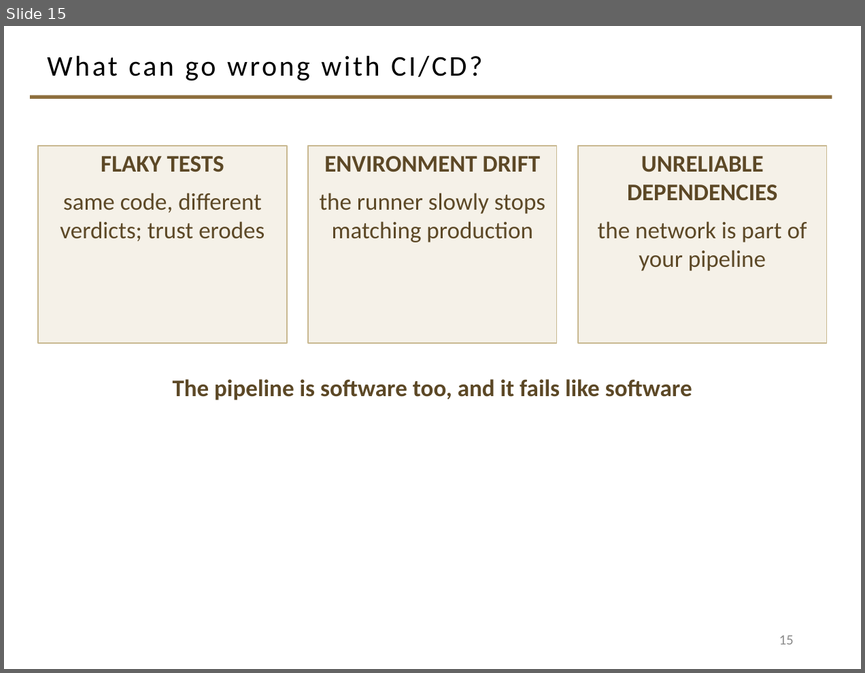
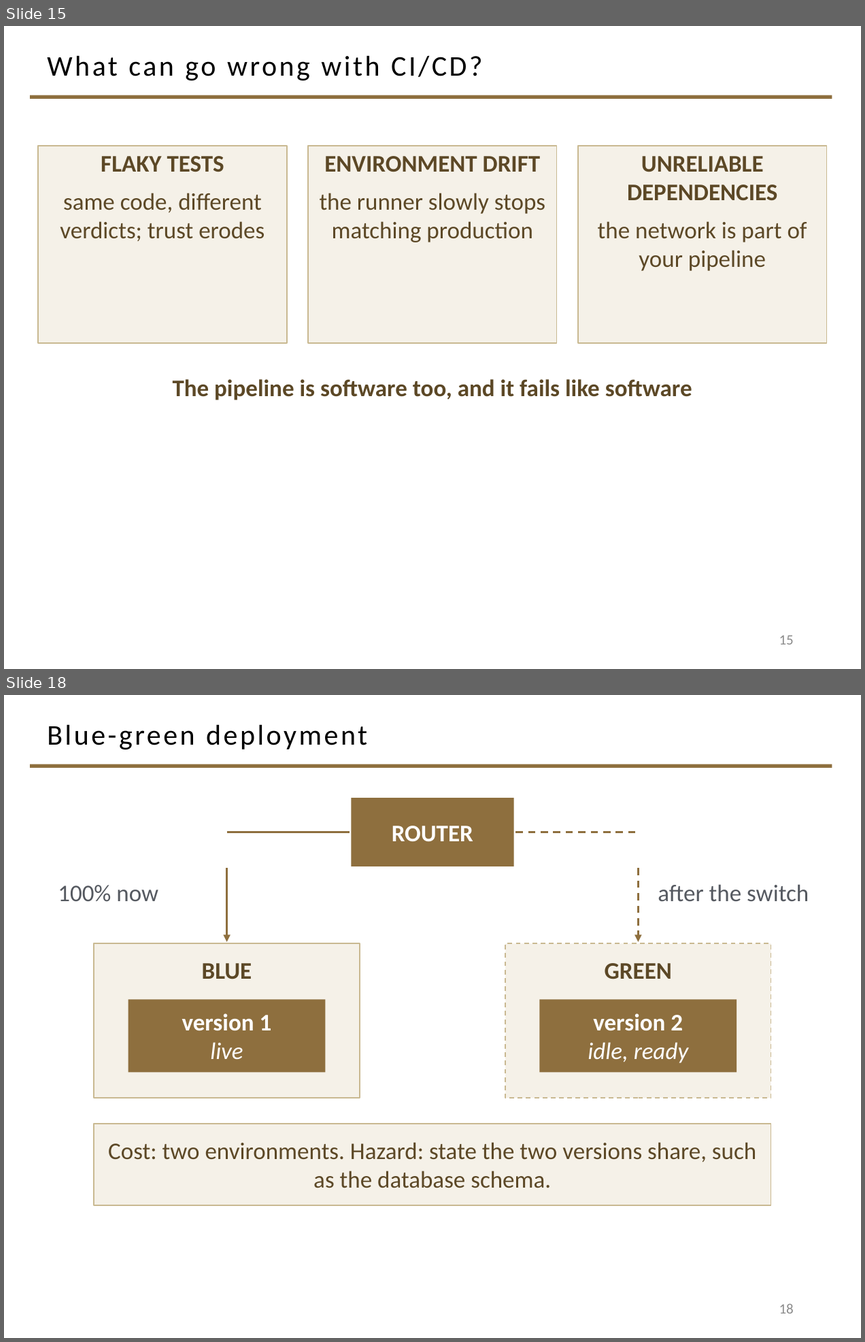
Before and after one commit to davisjam/model-based-agentic-software-engineering, a slide deck: course/lectures/act-3-software-in-the-world/02-compute-environments-and-data-management/3-1-Compute-Environments-and-Deployment.pptx. Shown one above the other, each under a label of ours: slide 15 before the commit, slides 15 and 18 after it; the slides between them are not shown. The pictures are 865x673 and 865x1342 pixels, drawn with LibreOffice and Linux fonts; fonts in the diff are those of the drawing; background and template pictures are left out. Boxes give left, top, right and bottom in pixels: in the first picture for what was removed or moved away, otherwise in the second. Text is boxed around its words. In the diff, an @@ line names an element or a change of style, - is before the commit and + after.

```diff
--- a/course/lectures/act-3-software-in-the-world/02-compute-environments-and-data-management/3-1-Compute-Environments-and-Deployment.pptx
+++ b/course/lectures/act-3-software-in-the-world/02-compute-environments-and-data-management/3-1-Compute-Environments-and-Deployment.pptx
@@ slide 18 added at [4, 695, 861, 1338], background #FFFFFF; not listed: 1 template element that a slide beside it also shows @@
@@ title added at [47, 724, 367, 750], 24 pt, text #000000 @@
+Blue-green deployment
@@ rectangle added at [351, 798, 514, 866], fill #8E6F3E, 20 pt, text #FFFFFF, bold @@
+ROUTER
@@ line added from (227, 832) to (349, 832), #8E6F3E 1.5 pt @@
@@ line added from (515, 832) to (638, 832), #8E6F3E 1.5 pt dashed @@
@@ arrow added from (227, 868) to (227, 942), #8E6F3E 1.5 pt @@
@@ arrow added from (638, 868) to (638, 942), #8E6F3E 1.5 pt dashed @@
@@ text added at [58, 885, 158, 902], 20 pt, text #555960 @@
+100% now
@@ text added at [657, 884, 808, 901], 20 pt, text #555960 @@
+after the switch
@@ rectangle added at [94, 943, 360, 1098], fill #F5F1E8, outline #C9B991 1 pt @@
@@ rectangle added at [505, 943, 771, 1098], fill #F5F1E8, outline #C9B991 1 pt dashed @@
@@ text added at [202, 963, 252, 979], 20 pt, text #5C4826, bold @@
+BLUE
@@ text added at [604, 963, 672, 979], 20 pt, text #5C4826, bold @@
+GREEN
@@ rectangle added at [128, 999, 325, 1072], fill #8E6F3E, 20 pt, text #FFFFFF, bold @@
+version 1
+live
@@ rectangle added at [540, 999, 736, 1072], fill #8E6F3E, 20 pt, text #FFFFFF, italic @@
+version 2
+idle, ready
@@ rectangle added at [94, 1123, 771, 1205], fill #F5F1E8, outline #C9B991 1 pt, 20 pt, text #5C4826 @@
+Cost: two environments. Hazard: state the two versions share, such as the database schema.
@@ page number added at [779, 1304, 793, 1313], 12 pt, text #8C8C8C @@
+18
```
Also in this commit, not shown: 5 other slides added.
